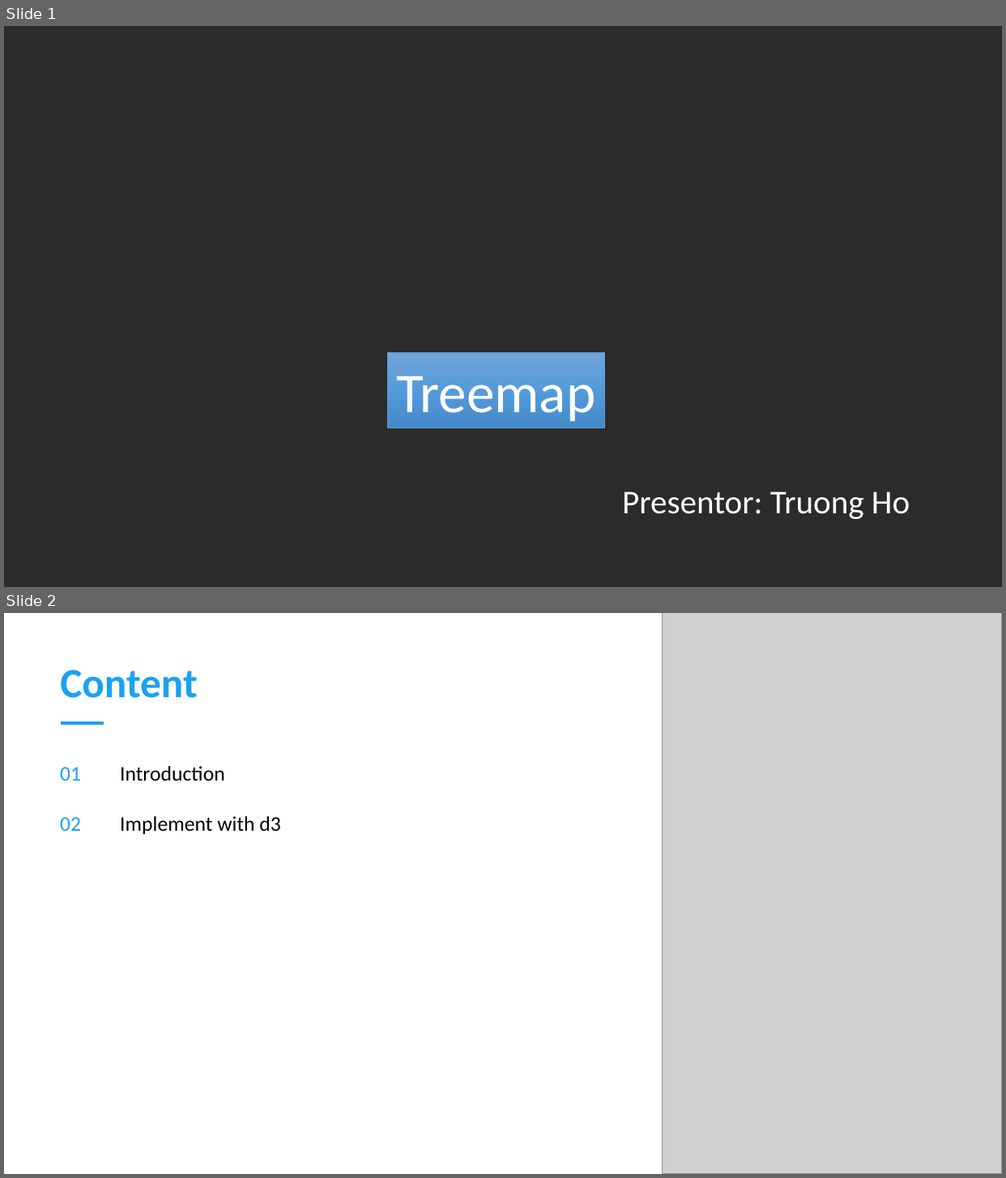
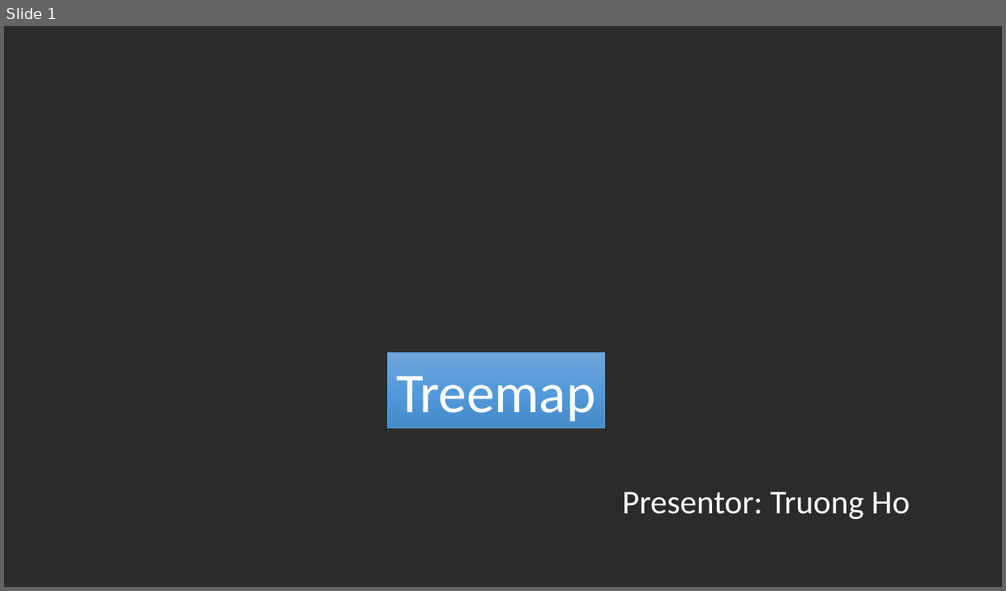
Before and after one commit to trungvn222/tranning-test, a slide deck: D3-training.pptx. Shown one above the other, each under a label of ours: slides 1 and 2 before the commit, slide 1 after it. The pictures are 1006x1178 and 1006x591 pixels, drawn with LibreOffice and Linux fonts; fonts in the diff are those of the drawing; grey boxes stand for pictures; background and template pictures are left out; a plain dark background stands for a picture behind light text. Boxes give left, top, right and bottom in pixels: in the first picture for what was removed or moved away, otherwise in the second. Text is boxed around its words. In the diff, an @@ line names an element or a change of style, - is before the commit and + after.

```diff
--- a/D3-training.pptx
+++ b/D3-training.pptx
@@ slide 2 removed at <box>4,613,1002,1174</box>, background #FFFFFF @@
@@ picture removed at <box>662,613,1002,1174</box> @@
@@ text removed at <box>60,670,198,698</box> @@
-Content
@@ line removed from (61, 723) to (104, 723) @@
@@ text removed at <box>60,767,81,831</box> @@
-01
-02
@@ text removed at <box>120,766,281,834</box> @@
-Introduction
-Implement with d3
```
Also in this commit, not shown: 8 slides added, 3 other slides removed, 4 other files.
